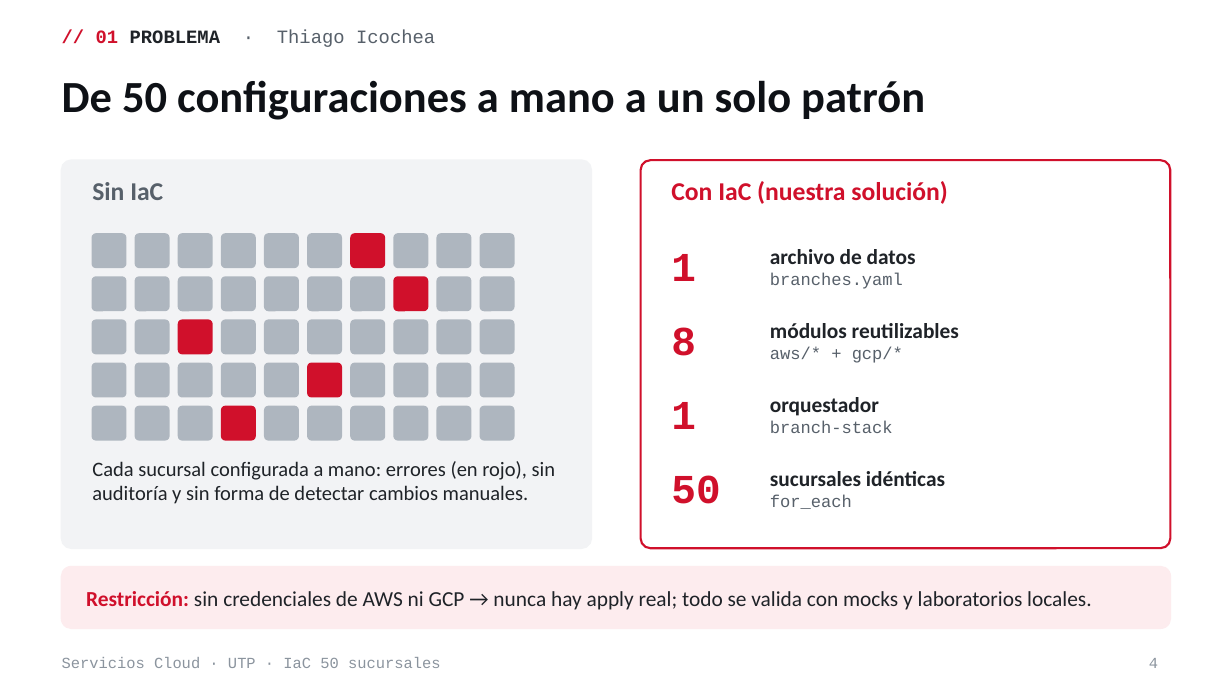
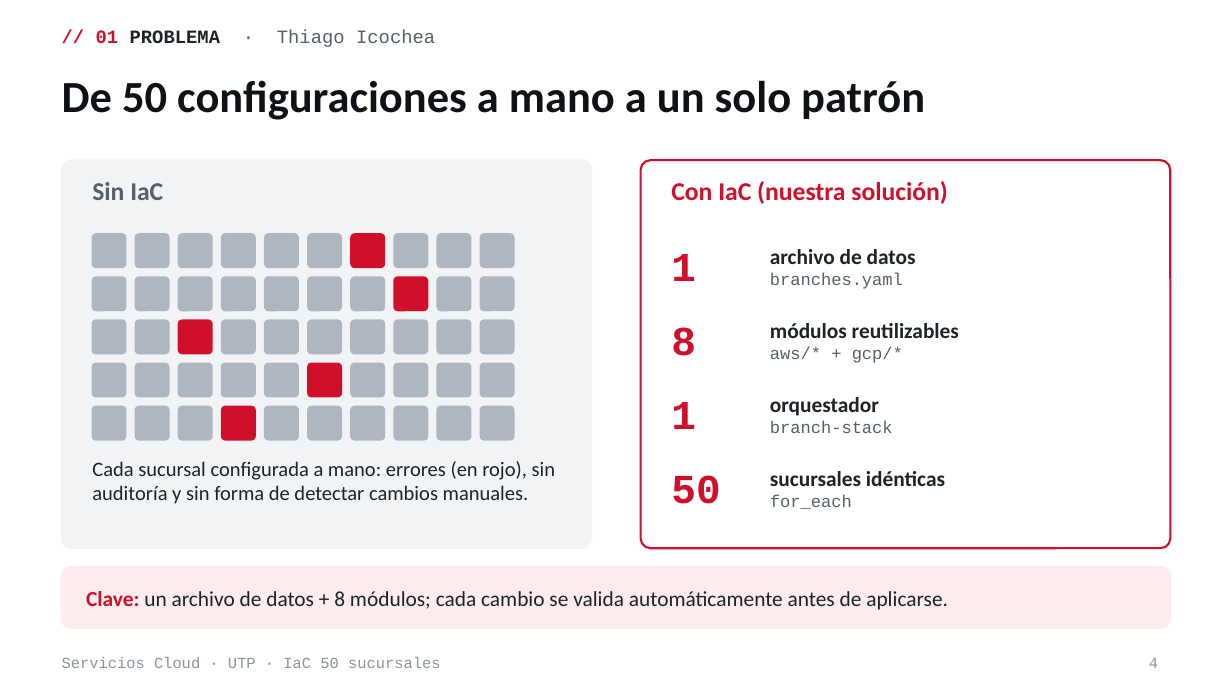
Before and after one commit to ThiagoIcochea/ServiciosCloudIAC, a slide deck: slide 4 of docs/academic/Sustentacion-IaC-50-Sucursales.pptx. Drawn at 1232x693 pixels with LibreOffice and Linux fonts; fonts in the diff are those of the drawing. Boxes give left, top, right and bottom in pixels: in the first picture for what was removed or moved away, otherwise in the second. Text is boxed around its words. In the diff, an @@ line names an element or a change of style, - is before the commit and + after.

```diff
--- a/docs/academic/Sustentacion-IaC-50-Sucursales.pptx
+++ b/docs/academic/Sustentacion-IaC-50-Sucursales.pptx
@@ text at bbox=[86, 591, 948, 610]: text changed @@
-Restricción: sin credenciales de AWS ni GCP → nunca hay apply real; todo se valida con mocks y laboratorios locales.
+Clave: un archivo de datos + 8 módulos; cada cambio se valida automáticamente antes de aplicarse.
```
Also in this commit, not shown: 7 other slides changed.
